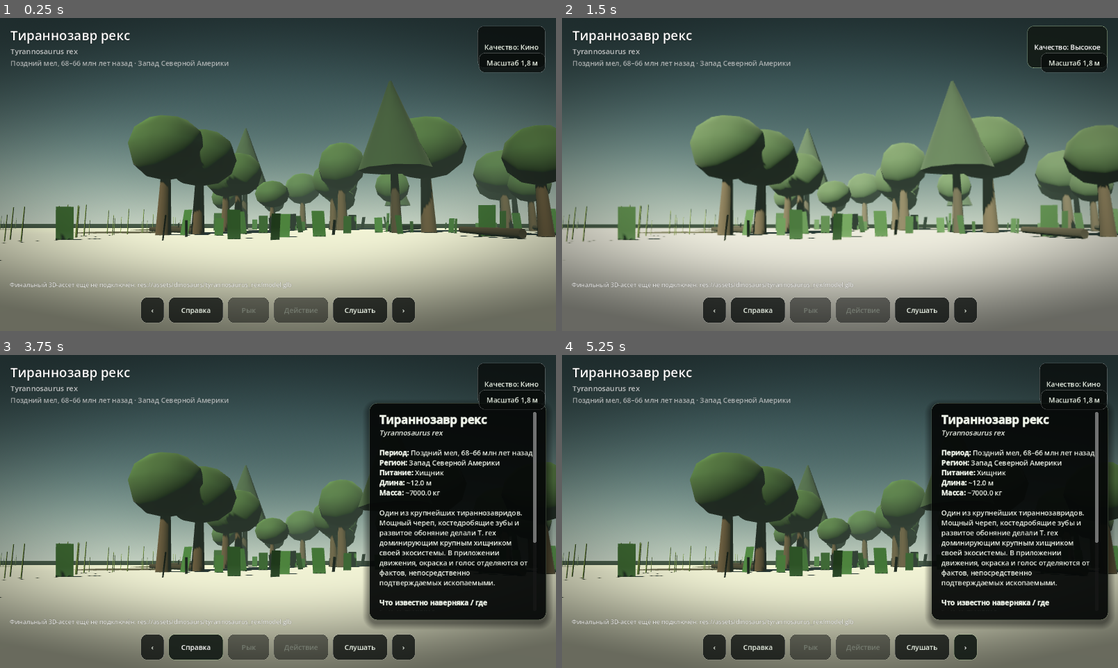
Above: before the commit, frames 1-4 (two rows, left to right).
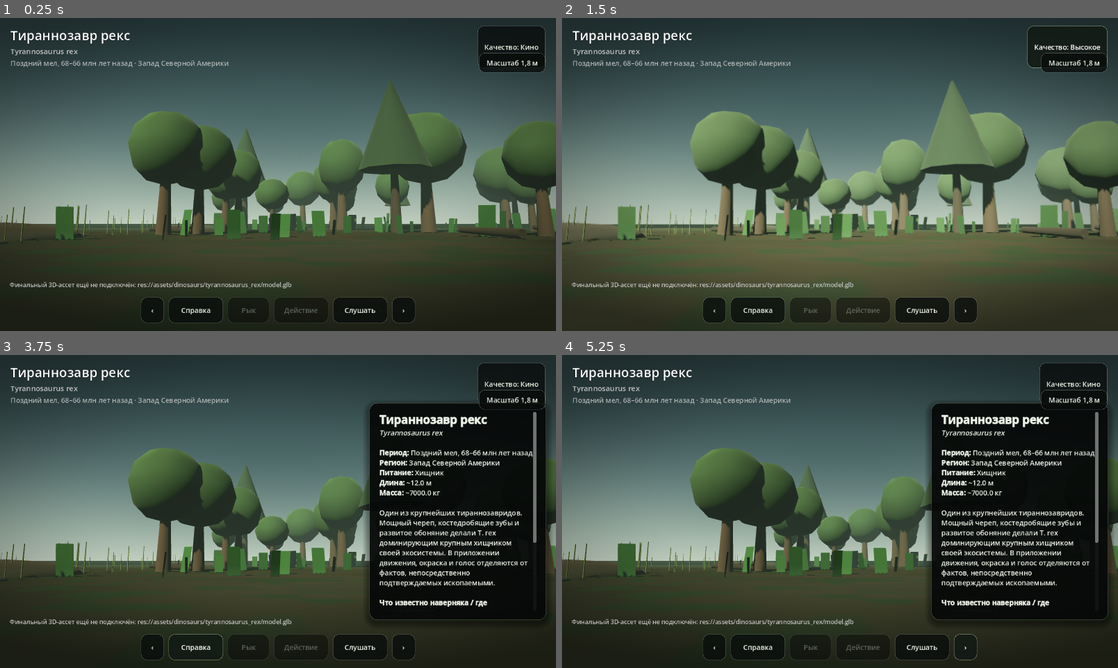
Above: after the commit, the same moments.

Repository: artemkz147-ship-it/RAZNOE147
Game: Godot game, scene res://scenes/main.tscn
The game is run twice, just before and just after one commit, with the same random seed, the same clock (stepped at 60 frames per second) and the same inputs.
Inputs:
- Up to frame 1 (0.25 s): no input
- Up to frame 2 (1.5 s): click "Качество: Кино" at 0.5 s; click "Качество: Производительность" at 1.25 s
- Up to frame 3 (3.75 s): click "Качество: Высокое" at 2 s; click "‹" at 2.75 s; click "Справка" at 3.5 s
- Up to frame 4 (5.25 s): click "Слушать" at 4.25 s; click "›" at 5 s

The runs differ from the first frame. In frame 1, 31% of the frame differs, in the area x 0-100%, y 29-100%; in frame 2, 32%; in frame 3, 25%; in frame 4, 26%.

Commit message:
dino: fix strict typing and shader coordinates in habitat

Diff:
--- a/scripts/scene_stage.gd
+++ b/scripts/scene_stage.gd
@@ -54,7 +54,6 @@
     sky_material.sky_horizon_color = Color(0.63, 0.69, 0.62)
     sky_material.ground_bottom_color = Color(0.035, 0.041, 0.031)
     sky_material.ground_horizon_color = Color(0.20, 0.25, 0.19)
-    sky_material.sun_angle_max = 12.0
     sky_material.sun_curve = 0.075
     sky_material.sun_angle_max = 18.0
     sky.sky_material = sky_material
@@ -123,7 +122,7 @@
 }
 
 void fragment(){
-    vec2 p = WORLD_MATRIX[3].xz * 0.55 + VERTEX.xz * 0.55;
+    vec2 p = UV * 18.0;
     float n = fbm(p);
     float fine = noise2(p * 7.0);
     float wet = smoothstep(0.57, 0.82, n);
@@ -135,7 +134,6 @@
     ALBEDO = c;
     ROUGHNESS = mix(0.94, 0.46, wet);
     SPECULAR = mix(0.18, 0.42, wet);
-    NORMAL_MAP_DEPTH = 0.35;
 }
 """
     var material := ShaderMaterial.new()
@@ -174,13 +172,13 @@
 }
 
 void fragment(){
-    vec2 p = VERTEX.xz;
+    vec2 p = UV * 24.0;
     float w1 = wave(p*1.4, TIME);
     float w2 = wave(p*1.4+vec2(0.03,0.0), TIME);
     float w3 = wave(p*1.4+vec2(0.0,0.03), TIME);
     vec3 n = normalize(vec3(w1-w2, 0.12, w1-w3));
     NORMAL = mix(NORMAL, n, 0.36);
-    float depth_hint = smoothstep(-12.0, 12.0, p.x);
+    float depth_hint = smoothstep(0.0, 1.0, UV.x);
     ALBEDO = mix(deep_color, shallow_color, depth_hint);
     ROUGHNESS = 0.12;
     METALLIC = 0.0;
@@ -200,15 +198,15 @@
         var clump := MeshInstance3D.new()
         var mesh := SphereMesh.new()
         mesh.radius = _rng.randf_range(1.8, 4.2)
-        mesh.height = mesh.radius * _rng.randf_range(0.35, 0.55)
+        mesh.height = mesh.radius * 2.0
         mesh.radial_segments = 12
         mesh.rings = 5
         mesh.material = bank_mat
         clump.mesh = mesh
         var z := _rng.randf_range(-45.0, 44.0)
-        var side := -1.0 if i % 2 == 0 else 1.0
+        var side: float = -1.0 if i % 2 == 0 else 1.0
         clump.position = Vector3(-25.0 + side * _rng.randf_range(10.5, 14.5), -0.20, z)
-        clump.scale.y = 0.25
+        clump.scale.y = _rng.randf_range(0.16, 0.28)
         add_child(clump)
 
 func _create_floodplain_trees() -> void:
@@ -224,7 +222,7 @@
 
     var canopy_mesh := SphereMesh.new()
     canopy_mesh.radius = 2.35
-    canopy_mesh.height = 4.1
+    canopy_mesh.height = 4.7
     canopy_mesh.radial_segments = 8
     canopy_mesh.rings = 5
     var leaves := StandardMaterial3D.new()
@@ -305,7 +303,7 @@
     var reeds := _make_multimesh("RiverbankReeds", reed_mesh, REED_COUNT)
     for i in range(REED_COUNT):
         var z := _rng.randf_range(-46.0, 46.0)
-        var side := -1.0 if _rng.randf() < 0.5 else 1.0
+        var side: float = -1.0 if _rng.randf() < 0.5 else 1.0
         var x := -25.0 + side * _rng.randf_range(12.4, 14.8)
         var s := _rng.randf_range(0.65, 1.45)
         reeds.multimesh.set_instance_transform(i, Transform3D(Basis().scaled(Vector3(s,s,s)), Vector3(x, 0.58*s, z)))
@@ -344,11 +342,11 @@
 
 func _random_habitat_point(min_radius: float, max_radius: float) -> Vector3:
     for _attempt in range(20):
-        var angle := _rng.randf_range(-PI, PI)
-        var radius := sqrt(_rng.randf_range(min_radius*min_radius, max_radius*max_radius))
+        var angle: float = _rng.randf_range(-PI, PI)
+        var radius: float = sqrt(_rng.randf_range(min_radius*min_radius, max_radius*max_radius))
         var p := Vector3(cos(angle)*radius, 0.0, sin(angle)*radius)
         # Keep the river corridor open and preserve a presentation clearing near the animal.
-        var river_distance := abs(p.x + 25.0)
-        if river_distance > 15.0 and (abs(p.x) > 5.0 or abs(p.z) > 7.5):
+        var river_distance: float = absf(p.x + 25.0)
+        if river_distance > 15.0 and (absf(p.x) > 5.0 or absf(p.z) > 7.5):
             return p
     return Vector3(max_radius, 0.0, 0.0)
